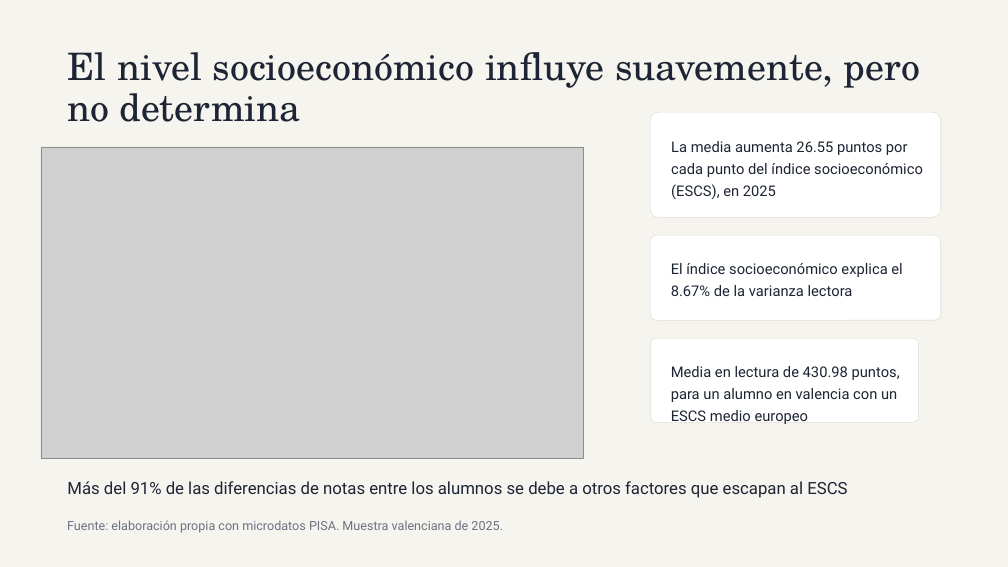
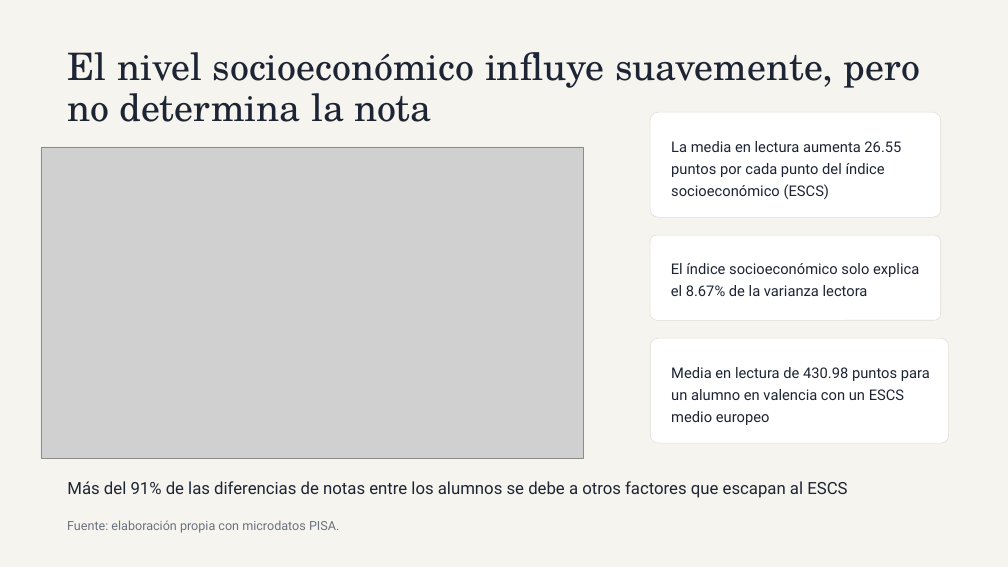
Before and after one commit to PaulitaLull/EDA_PAULA_LULL, a slide deck: slide 6 of ppt.pptx. Drawn at 1008x567 pixels with LibreOffice and Linux fonts; fonts in the diff are those of the drawing; grey boxes stand for pictures. Boxes give left, top, right and bottom in pixels: in the first picture for what was removed or moved away, otherwise in the second. Text is boxed around its words. In the diff, an @@ line names an element or a change of style, - is before the commit and + after.

```diff
--- a/ppt.pptx
+++ b/ppt.pptx
@@ title at [67,52,920,122]: text changed @@
-El nivel socioeconómico influye suavemente, pero no determina
+El nivel socioeconómico influye suavemente, pero no determina la nota
@@ text in rounded rectangle at [671,141,901,199]: text changed @@
-La media aumenta 26.55 puntos por cada punto del índice socioeconómico (ESCS), en 2025
+La media en lectura aumenta 26.55 puntos por cada punto del índice socioeconómico (ESCS)
@@ text in rounded rectangle at [671,263,919,296]: text changed @@
-El índice socioeconómico explica el 8.67% de la varianza lectora
+El índice socioeconómico solo explica el 8.67% de la varianza lectora
@@ rounded rectangle "Media en lectura de 430.98 ...": place and size @@
-rounded rectangle "Media en lectura de 430.98 ..." at [650,338,919,423]
+rounded rectangle "Media en lectura de 430.98 ..." at [650,338,949,443]
@@ text in rounded rectangle at [671,367,930,425]: text changed @@
-Media en lectura de 430.98 puntos, para un alumno en valencia con un ESCS medio europeo
+Media en lectura de 430.98 puntos para un alumno en valencia con un ESCS medio europeo
@@ text at [67,520,339,533]: text changed @@
-Fuente: elaboración propia con microdatos PISA. Muestra valenciana de 2025.
+Fuente: elaboración propia con microdatos PISA.
```
Also in this commit, not shown: 10 other slides changed, 9 other files.
